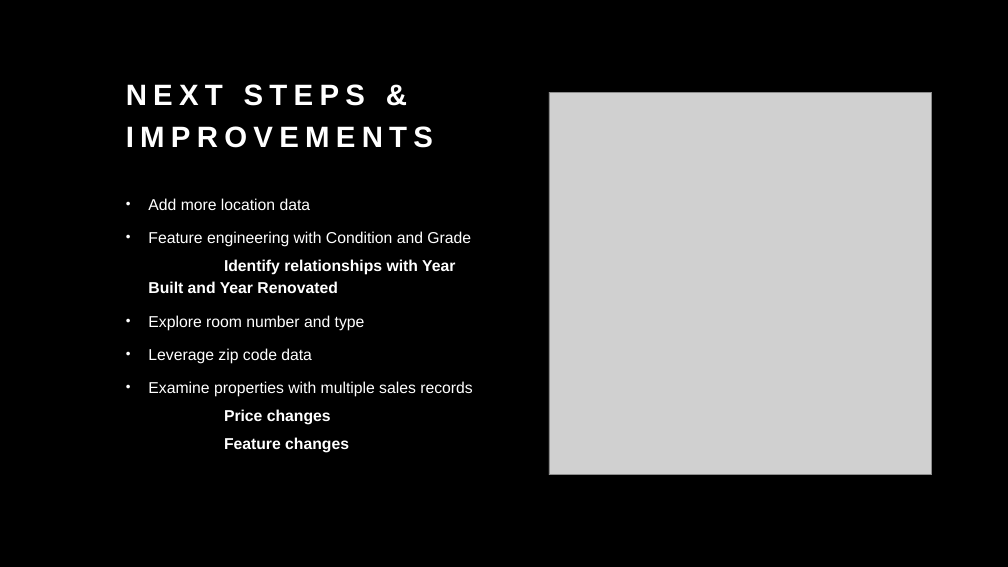
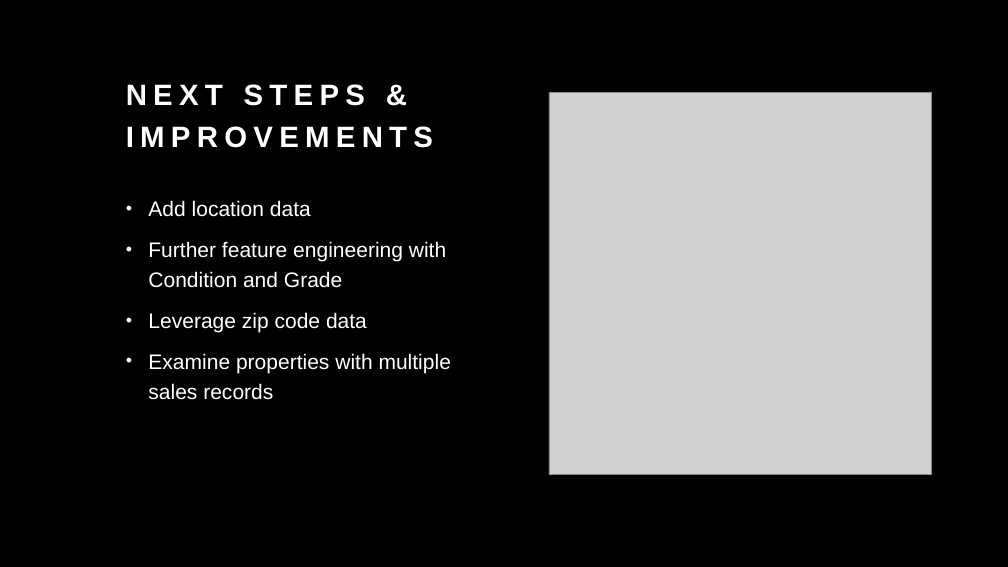
Before and after one commit to Shoemaker703/home_sales_analysis_project, a slide deck: slide 10 of Kings County HousIng Price Analysis.pptx (slide 11 before the commit). Drawn at 1008x567 pixels with LibreOffice and Linux fonts; fonts in the diff are those of the drawing; grey boxes stand for pictures. Boxes give left, top, right and bottom in pixels: in the first picture for what was removed or moved away, otherwise in the second. Text is boxed around its words. In the diff, an @@ line names an element or a change of style, - is before the commit and + after.

Commit message:
Update data files and powerpoint

```diff
--- a/Kings County HousIng Price Analysis.pptx
+++ b/Kings County HousIng Price Analysis.pptx
@@ text at (x1=148, y1=200, x2=446, y2=288): text changed; size 15 to 20 pt @@
-• Add more location data
-• Feature engineering with Condition and Grade
-  Identify relationships with Year Built and Year Renovated
-• Explore room number and type
+• Add location data
+• Further feature engineering with Condition and Grade
@@ text at (x1=148, y1=312, x2=451, y2=400): size 15 to 20 pt in "Leverage zip code data", "Examine properties with multiple sales records" @@
@@ text at (x1=224, y1=409, x2=349, y2=453): paragraphs removed @@
-  Price changes
-  Feature changes
```
Also in this commit, not shown: 6 other slides changed, 1 slide removed, 2 other files.
